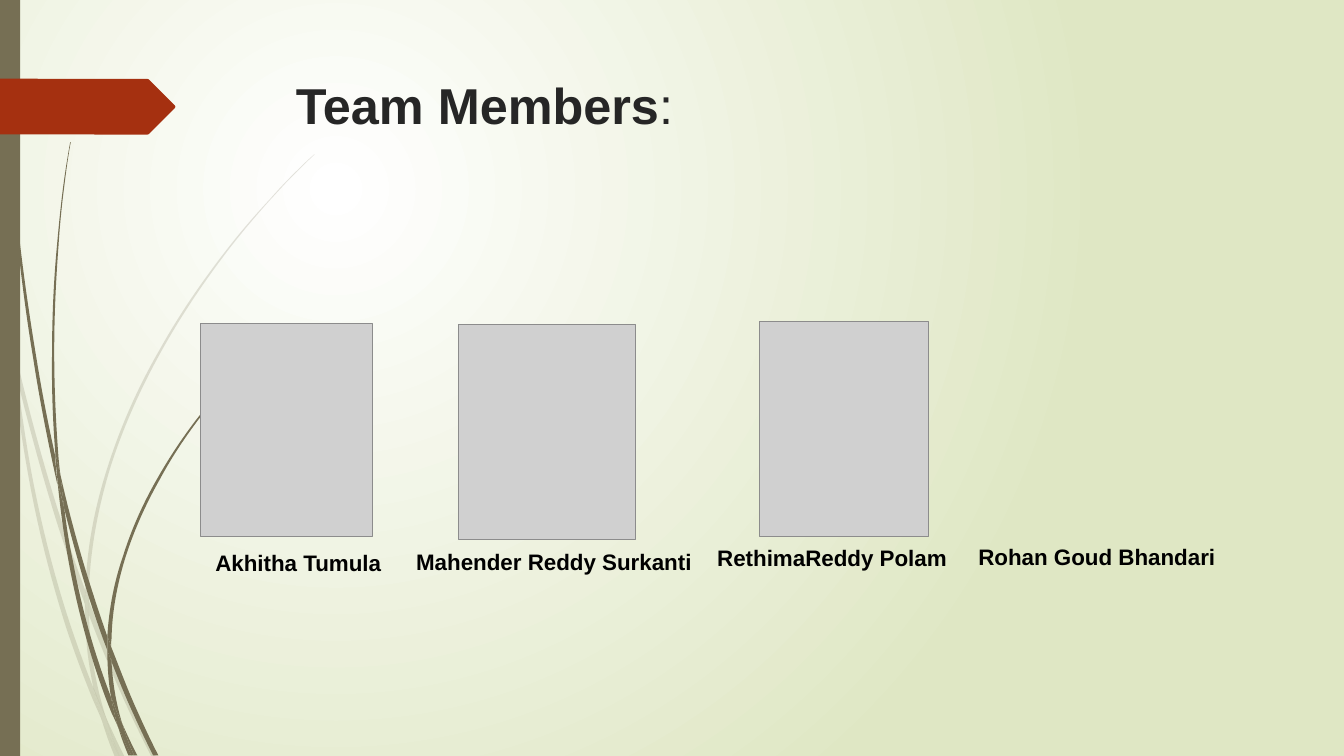
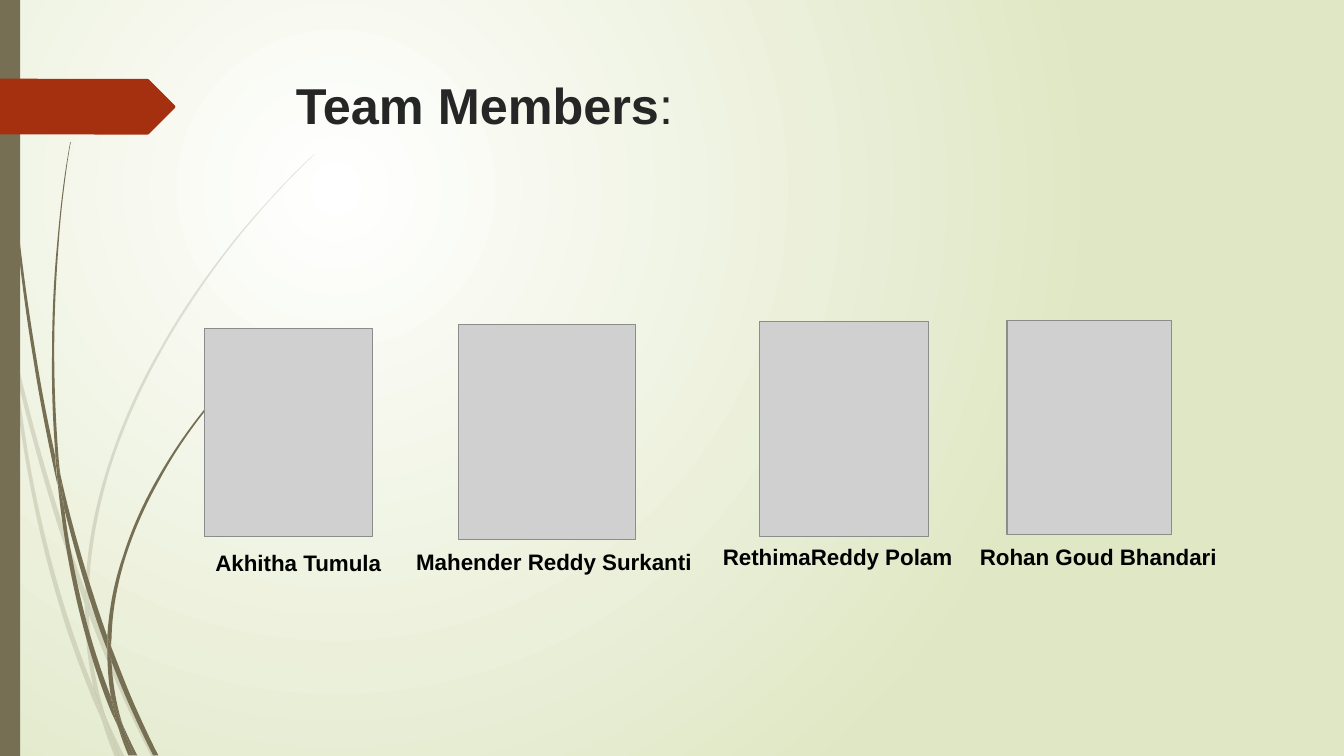
Before and after one commit to Rithima-Reddy/CSS-FLEXBOX, a slide deck: slide 2 of Group No.pptx. Drawn at 1344x756 pixels with LibreOffice and Linux fonts; fonts in the diff are those of the drawing; grey boxes stand for pictures. Boxes give left, top, right and bottom in pixels: in the first picture for what was removed or moved away, otherwise in the second. Text is boxed around its words. In the diff, an @@ line names an element or a change of style, - is before the commit and + after.

Commit message:
errors rectified

```diff
--- a/Group No.pptx
+++ b/Group No.pptx
@@ picture: place and size @@
-picture at (201,324,372,536)
+picture at (205,329,372,536)
@@ picture added at (1007,321,1172,534) @@
@@ text "RethimaReddy Polam": place and size @@
-text "RethimaReddy Polam" at (717,549,947,571)
+text "RethimaReddy Polam" at (723,548,952,570)
```
